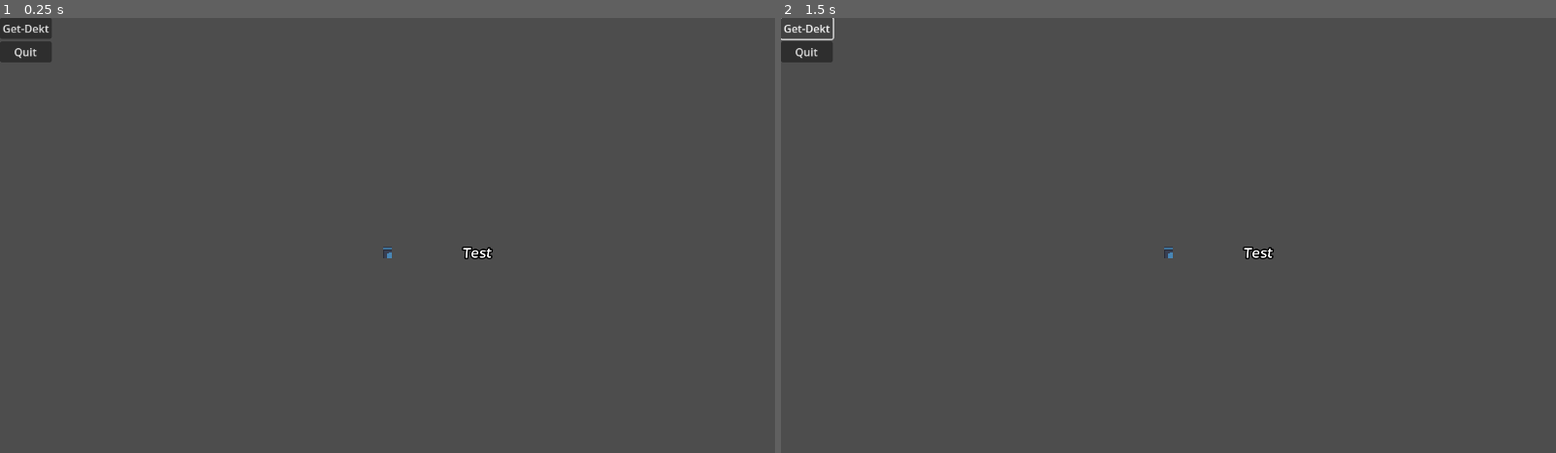
Above: before the commit, frames 1-2 (left to right).
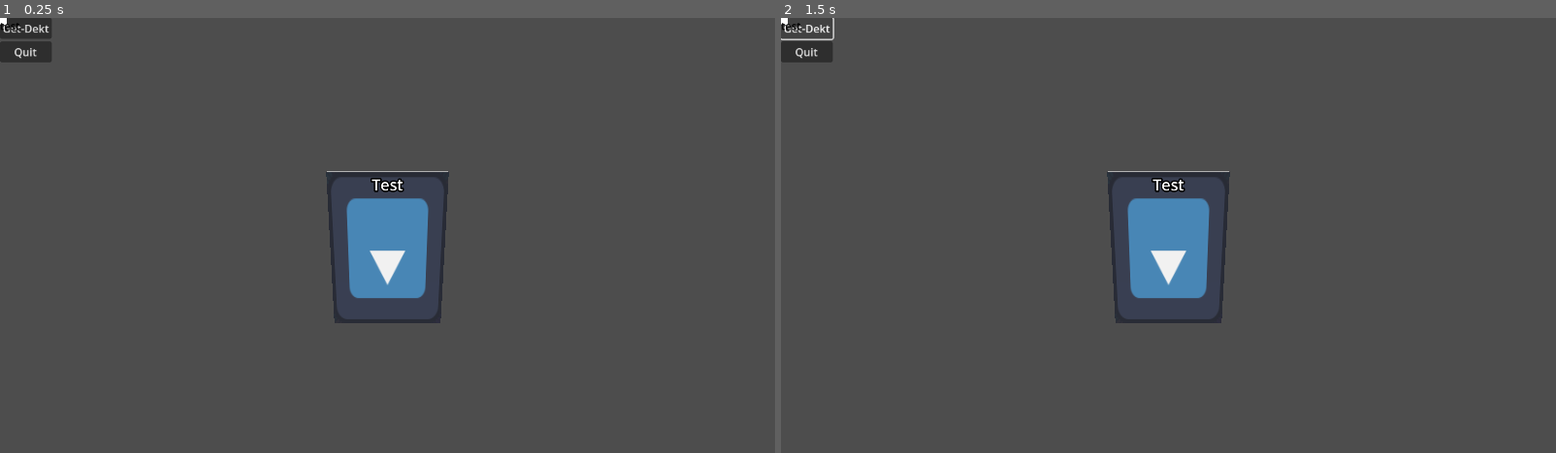
Above: after the commit, the same moments.

Repository: thomascrow01/godotcardgamebase
Game: Godot game, scene res://scenes/testscene.tscn
The game is run twice, just before and just after one commit, with the same random seed, the same clock (stepped at 60 frames per second) and the same inputs. The engine's default icon, where the game draws it, is replaced by a stand-in: a white triangle on a blue panel in a dark square.
Inputs:
- Up to frame 1 (0.25 s): no input
- Up to frame 2 (1.5 s): click "Get-Dekt" at 0.5 s; click "Get-Dekt" at 1.25 s

The runs differ from the first frame. In frame 1, 3.3% of the frame differs, in the area x 0-64%, y 0-71%; in frame 2, 3.3%.
Error in both runs: Invalid call. Nonexistent function 'change_scene' in base 'SceneTree'. (res://scripts/Menu.gd:24)

Commit message:
messing with some model and web stuff

Diff:
--- a/cardgame/scenes/GenericCard.tscn
+++ b/cardgame/scenes/GenericCard.tscn
@@ -2,8 +2,7 @@
 
 [ext_resource type="Script" path="res://scripts/CardInGame.gd" id="1_11sta"]
 [ext_resource type="Script" path="res://scripts/CardRender.gd" id="2_46hd2"]
-
-[sub_resource type="BoxMesh" id="BoxMesh_2rmnl"]
+[ext_resource type="ArrayMesh" uid="uid://8wuat0aylbbd" path="res://models/generic_card.obj" id="3_pwqg4"]
 
 [sub_resource type="StandardMaterial3D" id="StandardMaterial3D_36ihi"]
 
@@ -19,13 +18,23 @@
 editor_description = "This is a 3d node, however this is being used as the card render's (and any collision related things) as the main card in the game"
 
 [node name="MeshInstance3D" type="MeshInstance3D" parent="Node3D"]
-transform = Transform3D(0.1, 0, 0, 0, 0.1, 0, 0, 0, 0.1, 0, 0, 0)
-mesh = SubResource("BoxMesh_2rmnl")
+transform = Transform3D(10, 0, 0, 0, 10, 0, 0, 0, 10, 0, 0, 0)
+mesh = ExtResource("3_pwqg4")
 surface_material_override/0 = SubResource("StandardMaterial3D_36ihi")
 
 [node name="Label3D" type="Label3D" parent="Node3D"]
-transform = Transform3D(1, 0, 0, 0, 1, 0, 0, 0, 1, 1, 0, 0)
+transform = Transform3D(1, 0, 0, 0, 1, 0, 0, 0, 1, 0, 0.75, 0.03)
 text = "Test"
 
 [node name="Node2D" type="Node2D" parent="."]
 editor_description = "This is a version of the card meant to be used on the hud (could be used if the game is 2D but use this for something like hovering the mouse over a card to get a closer look)"
+
+[node name="MeshInstance2D" type="MeshInstance2D" parent="Node2D"]
+scale = Vector2(10, 10)
+mesh = ExtResource("3_pwqg4")
+
+[node name="Label" type="Label" parent="Node2D"]
+modulate = Color(0, 0, 0, 1)
+offset_right = 40.0
+offset_bottom = 23.0
+text = "test"
--- a/cardgame/scenes/testscene.tscn
+++ b/cardgame/scenes/testscene.tscn
@@ -1,7 +1,11 @@
-[gd_scene load_steps=3 format=3 uid="uid://bufjsq11vmkm2"]
+[gd_scene load_steps=5 format=3 uid="uid://bufjsq11vmkm2"]
 
 [ext_resource type="Script" path="res://scripts/Menu.gd" id="1_ls6uf"]
 [ext_resource type="PackedScene" uid="uid://i4iff46vjs4x" path="res://scenes/GenericCard.tscn" id="2_l2ti6"]
+
+[sub_resource type="TextMesh" id="TextMesh_kukvk"]
+
+[sub_resource type="StandardMaterial3D" id="StandardMaterial3D_k5fsr"]
 
 [node name="Node3D" type="Node3D"]
 
@@ -33,5 +37,10 @@
 [node name="DirectionalLight3D" type="DirectionalLight3D" parent="."]
 transform = Transform3D(0.433013, -0.866025, 0.25, 0.75, 0.5, 0.433013, -0.5, -1.49012e-08, 0.866025, 1, 1, 2)
 
+[node name="MeshInstance3D" type="MeshInstance3D" parent="."]
+transform = Transform3D(1, 0, 0, 0, 1, 0, 0, 0, 1, -1, 1, 0)
+mesh = SubResource("TextMesh_kukvk")
+surface_material_override/0 = SubResource("StandardMaterial3D_k5fsr")
+
 [connection signal="pressed" from="Control/VBoxContainer/Button" to="Control" method="_on_button_pressed"]
 [connection signal="pressed" from="Control/VBoxContainer/quitbutton" to="Control" method="_on_quitbutton_pressed"]
--- a/cardgame/scripts/CardRender.gd
+++ b/cardgame/scripts/CardRender.gd
@@ -1,7 +1,7 @@
 #	CardRender.gd
 #   Written by Thomas Crow
 #	Creation date: 12/11/2023
-#	Last updated: 12/11/2023
+#	Last updated: 16/11/2023
 # This is a base for rendering cards
 
 extends Node
@@ -24,5 +24,5 @@
 
 
 # Called every frame. 'delta' is the elapsed time since the previous frame.
-#func _process(delta):
-#	pass
+func _process(delta):
+	(node_game as Node3D).transform.rotated(Vector3(1,0,0), 45.0)
--- /dev/null
+++ b/cardgame/scripts/Deck.gd
@@ -0,0 +1,20 @@
+#	Deck.gd
+#   Written by Thomas Crow
+#	Creation date: 16/11/2023
+#	Last updated: 16/11/2023
+# Class to store a deck of cards and have functions relaated to it
+
+var cards : Array
+
+func shuffle():
+	#huh pretty handy, will need to override later anyway
+	cards.shuffle()
+
+# Called when the node enters the scene tree for the first time.
+func _ready():
+	pass # Replace with function body.
+
+
+# Called every frame. 'delta' is the elapsed time since the previous frame.
+func _process(delta):
+	pass
--- /dev/null
+++ b/cardgame/scripts/StringToAsset.gd
@@ -0,0 +1,21 @@
+#	StringToAsset.gd
+#   Written by Thomas Crow
+#	Creation date: 16/11/2023
+#	Last updated: 17/11/2023
+# Function to get an asset from a string, this could be a local asset or a web request
+
+extends Node
+
+func get_asset_from_url(url : String) : # https://ask.godotengine.org/40649/download-load-file-texture-into-sprite-node-using-httprequest
+	var http = HTTPRequest.new()
+	add_child(http)
+	http.set_download_file("testfile")
+	http.request(url)
+
+
+func get_asset(file_path : String) :
+
+	if file_path.contains("http://") || file_path.contains("https://"):
+		return get_asset_from_url(file_path)
+
+	return load(file_path)
Not shown, added: cardgame/models/generic_card.mtl
Not shown, added: cardgame/models/generic_card.obj
Not shown, added: cardgame/models/generic_card.obj.import
Not shown, added: cardgame/models/generic_card.blend
Not shown, added: cardgame/models/generic_card.blend1
